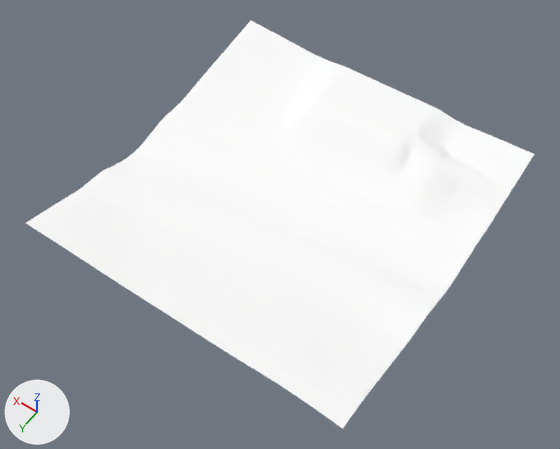
A saved change to the glTF model games/yorimichi/assets/belmonte/meshes/SM_BM_BT_Terrain_5_1.glb.
Camera for both pictures: a 50 mm lens placed at (181.0, 77.0, 400.0), pointed at (378.0, -200.0, -34.0). Every picture has the same lights, and +X, +Y and +Z are marked at lower left. The first picture is the older version.

In view in the first picture: 'SM_BM_BT_Terrain_5_1'.
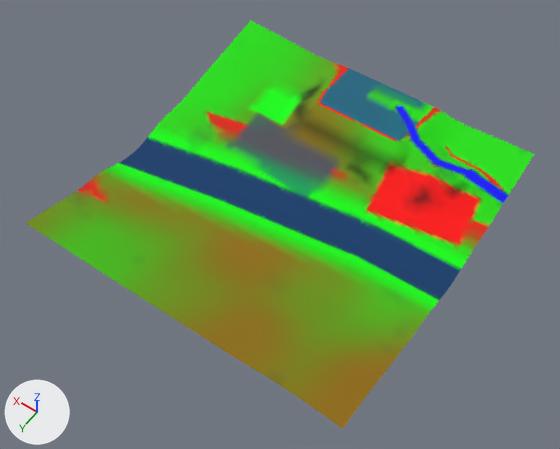
The change in detail:
me_sm_bt_terrain_5_1 has 4193 vertices, 8224 faces and spans x 256.0..512.0, y -344.0..-88.0, z -36.0..-7.0.
me_sm_bt_terrain_5_1 is used by ob_sm_bm_bt_terrain_5_1; location (0.0, 0.0, 0.0).
me_sm_bt_terrain_5_1 part 1: 5199 faces centred in x 256.0..511.0, y -344.0..-91.0, z -34.0..-8.0 are repainted in the vertex colours; the middle colour goes from white #ffffff to green #1ed500.
me_sm_bt_terrain_5_1 part 2: 3025 faces centred in x 256.0..511.0, y -344.0..-135.0, z -36.0..-10.0 are repainted in the vertex colours; the middle colour goes from white #ffffff to dark blue #0c3a65.

Pixel boxes [x1, y1, x2, y2] of what changed, in the pictures (560 x 449 px):
part 1 of me_sm_bt_terrain_5_1, recoloured (darker): [26, 21, 534, 429] in both
part 2 of me_sm_bt_terrain_5_1, recoloured (darker): [79, 65, 508, 300] in both
